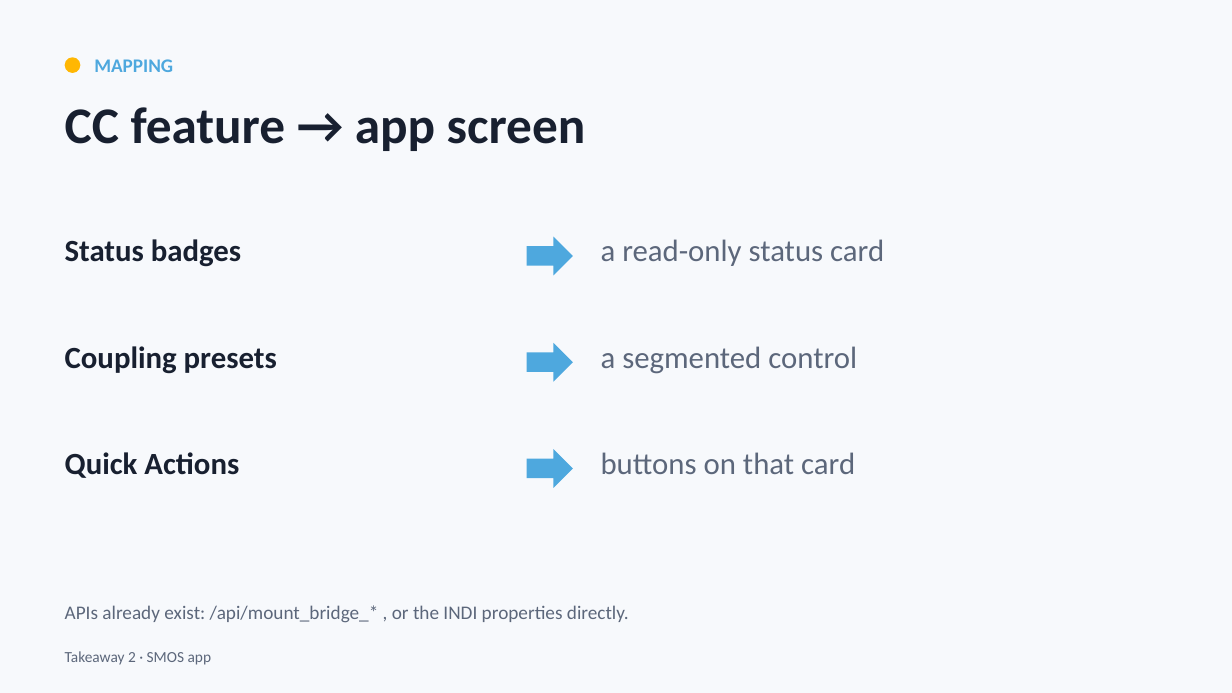
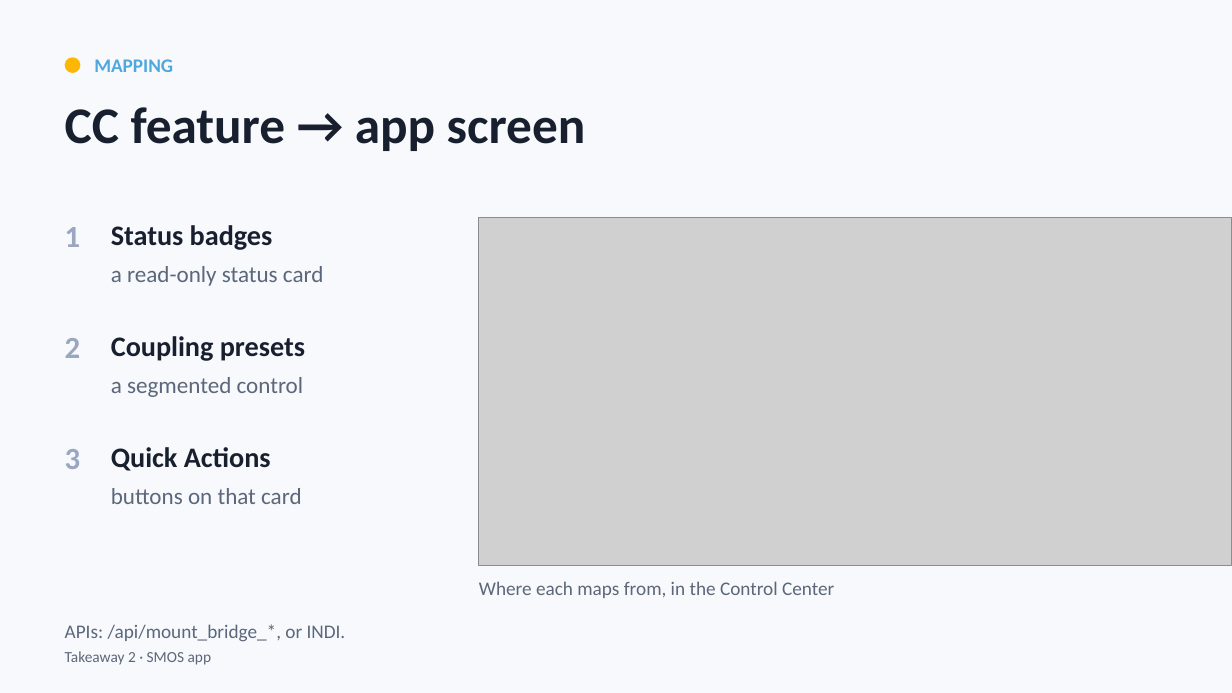
Before and after one commit to apos/PiFinder_Stellarmate, a slide deck: slide 29 of docs/presentations/PFSM_overview.pptx. Drawn at 1232x693 pixels with LibreOffice and Linux fonts; fonts in the diff are those of the drawing; grey boxes stand for pictures. Boxes give left, top, right and bottom in pixels: in the first picture for what was removed or moved away, otherwise in the second. Text is boxed around its words. In the diff, an @@ line names an element or a change of style, - is before the commit and + after.

```diff
--- a/docs/presentations/PFSM_overview.pptx
+++ b/docs/presentations/PFSM_overview.pptx
@@ text added at <box>65,227,81,247</box>, 24 pt, text #9AA6C2, bold @@
+1
@@ size 24 to 22 pt in 3 elements at <box>111,447,271,471</box>, <box>111,336,305,361</box>, <box>111,225,273,250</box> @@
@@ text "Status badges": place and size @@
-text "Status badges" at <box>65,239,241,267</box>
+text "Status badges" at <box>111,225,273,250</box>
@@ picture added at <box>479,217,1232,566</box> @@
@@ right arrow removed at <box>527,237,573,275</box> @@
@@ text "a read-only status card": place and size @@
-text "a read-only status card" at <box>601,239,884,266</box>
+text "a read-only status card" at <box>111,266,324,286</box>
@@ text "Coupling presets": place and size @@
-text "Coupling presets" at <box>65,346,277,374</box>
+text "Coupling presets" at <box>111,336,305,361</box>
@@ text added at <box>65,338,81,358</box>, 24 pt, text #9AA6C2, bold @@
+2
@@ right arrow removed at <box>527,343,573,382</box> @@
@@ text "a segmented control": place and size @@
-text "a segmented control" at <box>601,346,857,374</box>
+text "a segmented control" at <box>111,377,304,397</box>
@@ text added at <box>65,449,81,469</box>, 24 pt, text #9AA6C2, bold @@
+3
@@ text "Quick Actions": place and size @@
-text "Quick Actions" at <box>65,452,239,478</box>
+text "Quick Actions" at <box>111,447,271,471</box>
@@ right arrow removed at <box>527,449,573,488</box> @@
@@ size 24 to 18 pt in 3 elements at <box>111,266,324,286</box>, <box>111,377,304,397</box>, <box>111,488,301,504</box> @@
@@ text "buttons on that card": place and size @@
-text "buttons on that card" at <box>601,452,855,474</box>
+text "buttons on that card" at <box>111,488,301,504</box>
@@ text added at <box>479,581,834,598</box>, 15 pt, text #5C677B @@
+Where each maps from, in the Control Center
@@ text at <box>65,624,346,642</box>: text changed @@
-APIs already exist: /api/mount_bridge_* , or the INDI properties directly.
+APIs: /api/mount_bridge_*, or INDI.
```
Also in this commit, not shown: 8 other slides changed, 1 slide added, 7 other files.
